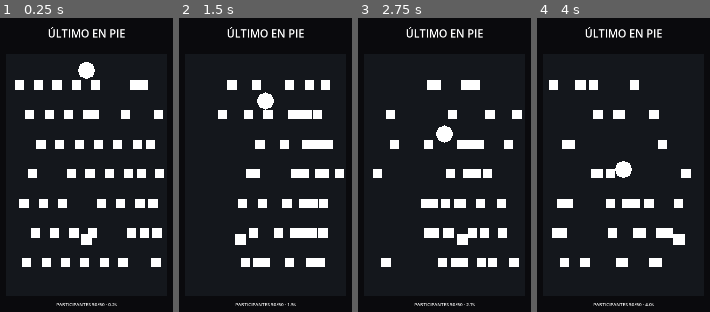
Above: before the commit, frames 1-4 (left to right).
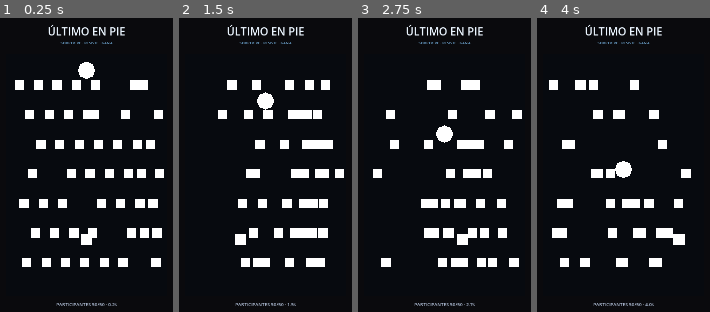
Above: after the commit, the same moments.

Repository: Baltas80/ULTIMO-EN-PIE
Game: Godot game, scene res://scenes/main.tscn
The game is run twice, just before and just after one commit, with the same random seed, the same clock (stepped at 60 frames per second) and the same inputs.
Inputs (mouse positions are in pixels of both pictures, inside the frame that each line leads up to):
- Up to frame 1 (0.25 s): no input
- Up to frame 2 (1.5 s): move the mouse to (307, 156) at 0.52 s; click (307, 156) at 0.67 s; drag from (229, 188) to (265, 94) at 1.27 s
- Up to frame 3 (2.75 s): move the mouse to (463, 100) at 2.02 s; click (463, 100) at 2.17 s
- Up to frame 4 (4 s): drag from (614, 238) to (568, 123) at 2.77 s; move the mouse to (678, 220) at 3.52 s; click (678, 220) at 3.67 s

The runs differ from the first frame. In frame 1, 1.1% of the frame differs, in the area x 27-73%, y 2-98%; in frame 2, 1.1%; in frame 3, 1.1%; in frame 4, 1.1%.
Error in both runs: Trying to assign an array of type "Array" to a variable of type "Array[Node]". (res://scripts/main.gd:67)

Commit message:
feat: upgrade arena composition and HUD styling

Diff:
--- a/scenes/main.tscn
+++ b/scenes/main.tscn
@@ -1,6 +1,7 @@
-[gd_scene load_steps=2 format=3]
+[gd_scene load_steps=3 format=3]
 
 [ext_resource type="Script" path="res://scripts/main.gd" id="1_main"]
+[ext_resource type="Script" path="res://scripts/arena_visual.gd" id="2_arena_visual"]
 
 [node name="Main" type="Node2D"]
 script = ExtResource("1_main")
@@ -10,23 +11,39 @@
 offset_top = 180.0
 offset_right = 672.0
 offset_bottom = 1120.0
-color = Color(0.08, 0.09, 0.11, 1)
+color = Color(0.03, 0.04, 0.06, 1)
 mouse_filter = 2
+
+[node name="ArenaVisual" type="Node2D" parent="."]
+position = Vector2(48, 180)
+script = ExtResource("2_arena_visual")
 
 [node name="Title" type="Label" parent="."]
 offset_left = 40.0
-offset_top = 70.0
+offset_top = 62.0
 offset_right = 680.0
-offset_bottom = 130.0
+offset_bottom = 126.0
 text = "ÚLTIMO EN PIE"
 horizontal_alignment = 1
+theme_override_colors/font_color = Color(0.92, 0.96, 1, 1)
 theme_override_font_sizes/font_size = 42
+
+[node name="Subtitle" type="Label" parent="."]
+offset_left = 40.0
+offset_top = 124.0
+offset_right = 680.0
+offset_bottom = 152.0
+text = "SOBREVIVE · RESISTE · GANA"
+horizontal_alignment = 1
+theme_override_colors/font_color = Color(0.45, 0.68, 0.86, 1)
+theme_override_font_sizes/font_size = 15
 
 [node name="Status" type="Label" parent="."]
 offset_left = 60.0
 offset_top = 1140.0
 offset_right = 660.0
 offset_bottom = 1190.0
-text = "PROTOTIPO · ARENA + JUGADOR"
+text = "PARTICIPANTES 50/50 · 0.0s"
 horizontal_alignment = 1
+theme_override_colors/font_color = Color(0.72, 0.78, 0.88, 1)
 theme_override_font_sizes/font_size = 18
